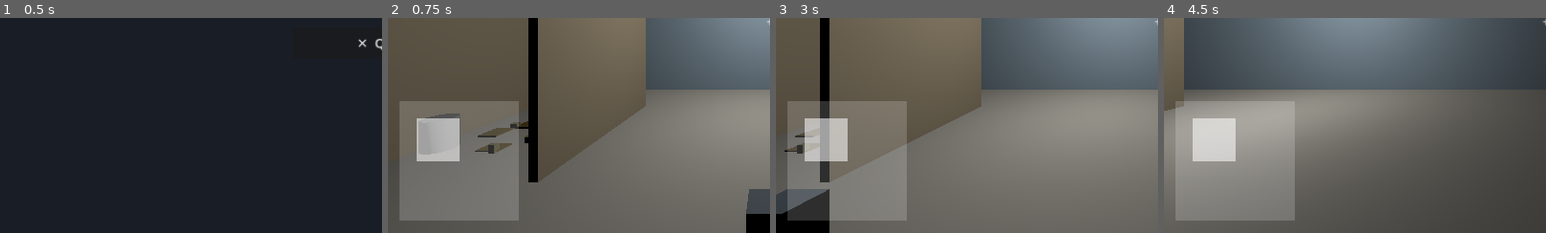
Above: before the commit, frames 1-4 (left to right).
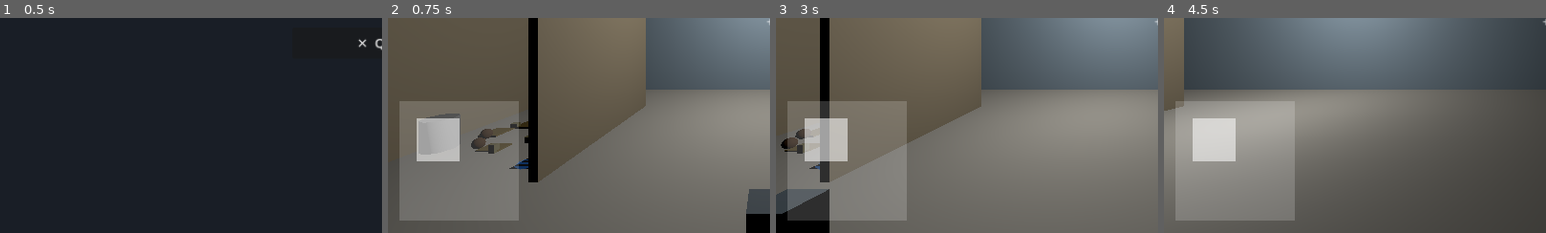
Above: after the commit, the same moments.

Repository: bhavyat81/Washroom-Crew
Game: Godot game, scene res://scenes/main_menu/main_menu.tscn
Two runs of this game, one before a commit and one after it. Both use one fixed random seed, a clock stepped at 60 frames per second and the inputs below.
Inputs (mouse positions are % of the whole screen's width and height, from its top left):
- Up to frame 1 (0.5 s): no input
- Up to frame 2 (0.75 s): click "▶ PLAY" at 0.5 s
- Up to frame 3 (3 s): click "SPRAY" at 1.25 s; click "INTERACT" at 2 s; tap Enter at 2.75 s; move the mouse to (72, 45) at 2.77 s; hold D (move_right) from 2.78 s (still down); hold E (interact) from 2.78 s (still down); click (72, 45) at 2.92 s
- Up to frame 4 (4.5 s): tap Space (jump) at 3.02 s; release D (move_right) at 3.5 s; release E (interact) at 3.5 s; drag from (30, 55) to (45, 70) at 3.52 s; move the mouse to (60, 28) at 4.27 s; hold D (move_right) from 4.28 s (still down); hold E (interact) from 4.28 s (still down)
The pictures show only the part of the screen within x 0-50%, y 50-100%; the shares and areas given below are measured in that part.

Frame 1 is identical in both runs. In frame 2, 0.4% of the frame differs, in the area x 21-37%, y 51-71%; in frame 3, 0.3%; in frame 4, less than 0.1%.
Error before the commit: Invalid call. Nonexistent function 'set_point_color' in base 'Gradient'. (res://scripts/player/spray_tool.gd:84)
Error after the commit: Parse Error: Cannot infer the type of "prompt" variable because the value doesn't have a set type. (res://scripts/player/interact_ray.gd:42)

Commit message:
Fix core gameplay interactions: InteractRay parent chain, FloorDrain/DirtBlob nodes, Stall2 checklist
Co-authored-by: bhavyat81 <233542359+bhavyat81@users.noreply.github.com>

Diff:
--- a/scenes/game/game_level.tscn
+++ b/scenes/game/game_level.tscn
@@ -17,6 +17,8 @@
 [ext_resource type="PackedScene" path="res://scenes/ui/level_complete.tscn" id="15_lvlcomplete"]
 [ext_resource type="PackedScene" path="res://scenes/ui/virtual_joystick.tscn" id="16_joystick"]
 [ext_resource type="PackedScene" path="res://scenes/ui/touch_buttons.tscn" id="17_touchbtns"]
+[ext_resource type="Script" path="res://scripts/cleaning/floor_drain.gd" id="18_drain"]
+[ext_resource type="Script" path="res://scripts/cleaning/dirt_blob.gd" id="19_dirtblob"]
 
 [sub_resource type="CapsuleShape3D" id="capsule1"]
 radius = 0.35
@@ -231,6 +233,26 @@
 use_collision = true
 material = SubResource("sink_mat")
 
+[node name="FloorDrain" type="StaticBody3D" parent="Stall0"]
+transform = Transform3D(1, 0, 0, 0, 1, 0, 0, 0, 1, 0.7, 0, 0.85)
+script = ExtResource("18_drain")
+
+[node name="DirtBlob0" type="RigidBody3D" parent="Stall0"]
+transform = Transform3D(1, 0, 0, 0, 1, 0, 0, 0, 1, -0.5, 0.07, 0.2)
+script = ExtResource("19_dirtblob")
+
+[node name="DirtBlob1" type="RigidBody3D" parent="Stall0"]
+transform = Transform3D(1, 0, 0, 0, 1, 0, 0, 0, 1, 0.3, 0.07, -0.3)
+script = ExtResource("19_dirtblob")
+
+[node name="DirtBlob2" type="RigidBody3D" parent="Stall0"]
+transform = Transform3D(1, 0, 0, 0, 1, 0, 0, 0, 1, -0.3, 0.07, 0.5)
+script = ExtResource("19_dirtblob")
+
+[node name="DirtBlob3" type="RigidBody3D" parent="Stall0"]
+transform = Transform3D(1, 0, 0, 0, 1, 0, 0, 0, 1, 0.5, 0.07, -0.1)
+script = ExtResource("19_dirtblob")
+
 [node name="TaskManager" type="Node" parent="Stall0"]
 script = ExtResource("6_taskmanager")
 stall_index = 0
@@ -298,6 +320,26 @@
 use_collision = true
 material = SubResource("sink_mat")
 
+[node name="FloorDrain" type="StaticBody3D" parent="Stall1"]
+transform = Transform3D(1, 0, 0, 0, 1, 0, 0, 0, 1, 0.7, 0, 0.85)
+script = ExtResource("18_drain")
+
+[node name="DirtBlob0" type="RigidBody3D" parent="Stall1"]
+transform = Transform3D(1, 0, 0, 0, 1, 0, 0, 0, 1, -0.4, 0.07, 0.3)
+script = ExtResource("19_dirtblob")
+
+[node name="DirtBlob1" type="RigidBody3D" parent="Stall1"]
+transform = Transform3D(1, 0, 0, 0, 1, 0, 0, 0, 1, 0.4, 0.07, -0.4)
+script = ExtResource("19_dirtblob")
+
+[node name="DirtBlob2" type="RigidBody3D" parent="Stall1"]
+transform = Transform3D(1, 0, 0, 0, 1, 0, 0, 0, 1, -0.2, 0.07, 0.6)
+script = ExtResource("19_dirtblob")
+
+[node name="DirtBlob3" type="RigidBody3D" parent="Stall1"]
+transform = Transform3D(1, 0, 0, 0, 1, 0, 0, 0, 1, 0.6, 0.07, 0.2)
+script = ExtResource("19_dirtblob")
+
 [node name="TaskManager" type="Node" parent="Stall1"]
 script = ExtResource("6_taskmanager")
 stall_index = 1
@@ -428,6 +470,26 @@
 height = 0.4
 use_collision = true
 material = SubResource("sink_mat")
+
+[node name="FloorDrain" type="StaticBody3D" parent="Stall2"]
+transform = Transform3D(1, 0, 0, 0, 1, 0, 0, 0, 1, 0.7, 0, 0.85)
+script = ExtResource("18_drain")
+
+[node name="DirtBlob0" type="RigidBody3D" parent="Stall2"]
+transform = Transform3D(1, 0, 0, 0, 1, 0, 0, 0, 1, -0.5, 0.07, 0.3)
+script = ExtResource("19_dirtblob")
+
+[node name="DirtBlob1" type="RigidBody3D" parent="Stall2"]
+transform = Transform3D(1, 0, 0, 0, 1, 0, 0, 0, 1, 0.3, 0.07, -0.4)
+script = ExtResource("19_dirtblob")
+
+[node name="DirtBlob2" type="RigidBody3D" parent="Stall2"]
+transform = Transform3D(1, 0, 0, 0, 1, 0, 0, 0, 1, -0.3, 0.07, 0.5)
+script = ExtResource("19_dirtblob")
+
+[node name="DirtBlob3" type="RigidBody3D" parent="Stall2"]
+transform = Transform3D(1, 0, 0, 0, 1, 0, 0, 0, 1, 0.5, 0.07, 0.1)
+script = ExtResource("19_dirtblob")
 
 [node name="TaskManager" type="Node" parent="Stall2"]
 script = ExtResource("6_taskmanager")
--- a/scenes/ui/checklist.gd
+++ b/scenes/ui/checklist.gd
@@ -30,9 +30,10 @@
 	},
 	# Stall 2 — The Vandalized One
 	{
-		"stains":      "🎨 Clean graffiti (0/3)",
-		"trash_items": "🗑️ Pick up trash (0/6)",
-		"drain_dirt":  "🚿 Push dirt to drain (0/4)",
+		"stains":        "🎨 Clean graffiti (0/3)",
+		"trash_items":   "🗑️ Pick up trash (0/6)",
+		"toilet_flush":  "🚽 Flush toilet",
+		"drain_dirt":    "🚿 Push dirt to drain (0/4)",
 	},
 ]
 
--- a/scripts/player/interact_ray.gd
+++ b/scripts/player/interact_ray.gd
@@ -33,11 +33,21 @@
 
 	var hit := get_collider()
 
-	# Check if we hit something that is interactable
-	if hit and hit.has_method("get_interact_prompt"):
-		if hit != _current_target:
-			_current_target = hit
-			_show_prompt(hit.get_interact_prompt())
+	# Walk up the parent chain from the raw collider to find a node that
+	# implements the interact interface (e.g. CSGBox3D generates a child
+	# StaticBody3D as its physics collider — we need to reach the CSGBox3D).
+	var interactable = _find_interactable(hit)
+
+	if interactable:
+		var prompt := interactable.get_interact_prompt()
+		if prompt != "":
+			if interactable != _current_target:
+				_current_target = interactable
+			_show_prompt(prompt)
+		else:
+			# Interactable exists but prompt is empty (e.g. already used)
+			_current_target = null
+			_hide_prompt()
 	else:
 		if _current_target != null:
 			_current_target = null
@@ -52,6 +62,19 @@
 		get_viewport().set_input_as_handled()
 
 # -------------------------------------------------
+## Walks up the scene tree from node to find the nearest ancestor (or self)
+## that implements get_interact_prompt.  This is necessary because CSGBox3D
+## nodes with use_collision=true create an auto-generated StaticBody3D child
+## as the actual physics collider; the script lives on the parent CSGBox3D.
+func _find_interactable(node: Node) -> Node:
+	var check = node
+	while check != null:
+		if check.has_method("get_interact_prompt"):
+			return check
+		check = check.get_parent()
+	return null
+
+# -------------------------------------------------
 func _show_prompt(text: String) -> void:
 	if prompt_label:
 		prompt_label.text = text
Not shown: 1 places in scenes/game/game_level.tscn that only renumber resources
